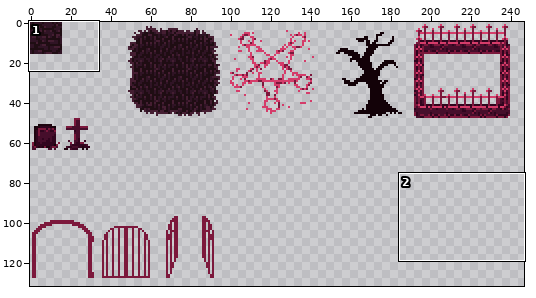
Edited in one commit: pixel-art file (ZarguufsGraveyardAdventure/Assets/Images/tilesheet1.aseprite). The picture above shows the old version from afar; the outline marks the close-up.
Close-up. As it was:
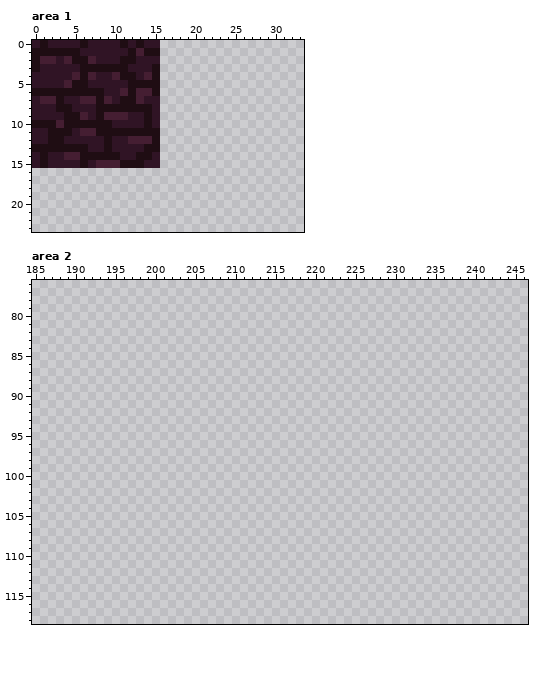
256x256 pixels, 1 frame. Shown: area 1: x 0..33, y 0..23; area 2: x 185..246, y 76..118. The wide view leaves out empty margins.
After the commit:
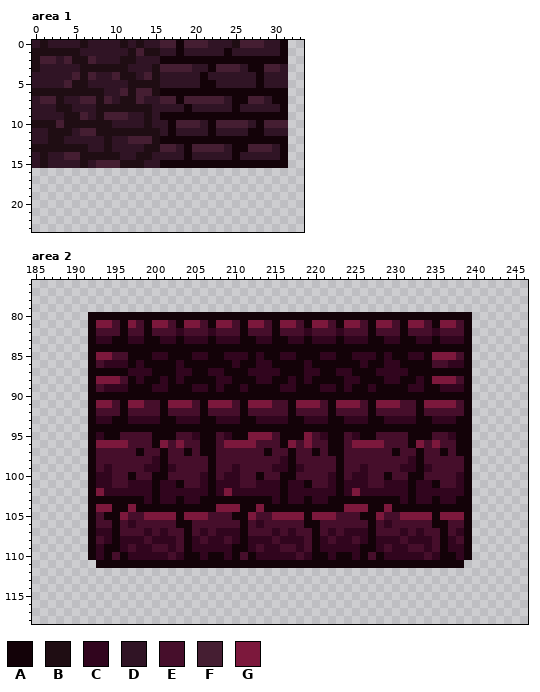
Palette (. is transparent): A #130208  B #1f0d13  C #31051e  D #301425  E #460e2b  F #451e32  G #7c183c
The edit:
Changed rows in their new state; - is an unchanged pixel.
Area 1, layer "Layer 1":
first column x 16:
 0 FFAFFFDDDBFFFDDA
 1 DDADDDDDADDDDDDA
 2 AAAAAAAAAAAAAAAA
 3 FFFFDDAFFFDAAFFD
 4 DDDDDADDDDDDADDD
 5 DDDDDAADDDDDADDD
 6 AAAAAAAAAAAAAAAA
 7 FFAFFFFFDAAFFDAA
 8 DDDADDDDDADDDDDA
 9 AAAAAAAAAAAAAAAA
10 DAFFFDAFFFFDAFFF
11 DADDDDADDDDAADDD
12 AAAAAAAAAAAAAAAA
13 FFDAFFFFDAAFFFDA
14 DDDADDDDDADDDDDA
15 AAAAAAAAAAAAAAAA
Area 2, layer "Layer 1":
first column x 192:
 80 AAAAAAAAAAAAAAAAAAAAAAAAAAAAAAAAAAAAAAAAAAAAAAAA
 81 AGGEAGEAGGEAGGEAGGEAGGEAGGEAGGEAGGEAGGEAGGEAGGEA
 82 AEEEAEEAEEECEEECEEEAEEEAEEECEEECEEEAEEEAEEECEEEA
 83 ACCAACCAACCACCCACCCAACCAACCACCCACCCAACCAACCACCCA
 84 AAAAAAAAAAAAAAAAAAAAAAAAAAAAAAAAAAAAAAAAAAAAAAAA
 85 AGGEEAAACCAAACCAACCCACAACCAAACCAACCCACAACCAGGGEA
 86 AECCCACAAAACAAAAAACAACCAAAACAAAAAACAACCAAAAEECCA
 87 AAAAACCCAAACCAACCAAACCCCAAACCAACCAAACCCCAAAAAAAA
 88 AGGGEACAACACAAAACCAAACCAACACAAAACCAAACCAACAGGGEA
 89 AECCCAAACCAAACCACAACAAAACCAAACCACAACAAAACCAACCCA
 90 AAAAAAAAAAAAAAAAAAAAAAAAAAAAAAAAAAAAAAAAAAAAAAAA
 91 AGGEAGGEEAGGGEAGGGEAGGGEEAGGGEAGGGEAGGGEEAGGGGEA
 92 AEEEAEEEEAEEEEAEEEEAEEEEEAEEEEAEEEEAEEEEEAEEEEEA
 93 ACCAACCCCAACCCAACCCAACCCCAACCCAACCCAACCCCAACCCAA
 94 AAAAAAAAAAAAAAAAAAAAAAAAAAAAAAAAAAAAAAAAAAAAAAAA
 95 ACAAEEEEAAAEECAAECAAGGGEAAAGECAAECAAEEEEAAAEECAA
 96 AGGGGEEEAGEGEEAAEGGGGEEEAGEGEEAAEGGGGEEEAGEGEEAA
 97 AEEEEEAEEAEEAEAAEEEEEEAEEAEEAEAAEEEEEEAEEAEEAEAA
 98 AEEEEEEECAEEEEEAEEEEEEEECAEEEEEAEEEEEEEECAEEEEEA
 99 AECEEEECCACEEEEAEECEEEECCACEEEEAEECEEEECCACEEEEA
100 ACCEEAEEAAEEEECAECCEEAEEAAEEEECAECCEEAEEAAEEEECA
101 ACCEECCCACCAEECACCCEECCCACCAEECACCCEECCCACCAEECA
102 AGCCCCCCACCCCCCACGCCCCCCACCCCCCACGCCCCCCACCCCCCA
103 AAAAAAACACCACCAAAAAAAAACACCACCAAAAAAAAACACCACCAA
104 AGGAAGAAAAAAAAAAGGGAAGAAAAAAAAAAGGGAAGAAAAAAAAAA
105 AEAAGEEGGGGAGGGEEEAAGEEGGGGAGGGEEEAAGEEGGGGAGGGA
106 AEEAECEEEEEAAEEEEEEAECEEEEEAAEEEEEEAECEEEEEAAEEA
107 ACCAEEECECEEAECECCCAEEECECEEAECECCCAEEECECEEAECA
108 AECACCCECCCEACECCECACCCECCCEACECCECACCCECCCEACEA
109 ACAACECCEECEACCCCCAACECCEECEACCCCCAACECCEECEACCA
110 ACAEACCCCCECAACAACAEACCCCCECAACAACAEACCCCCECAACA
111 -AAAAAAAAAAAAAAAAAAAAAAAAAAAAAAAAAAAAAAAAAAAAAA-
